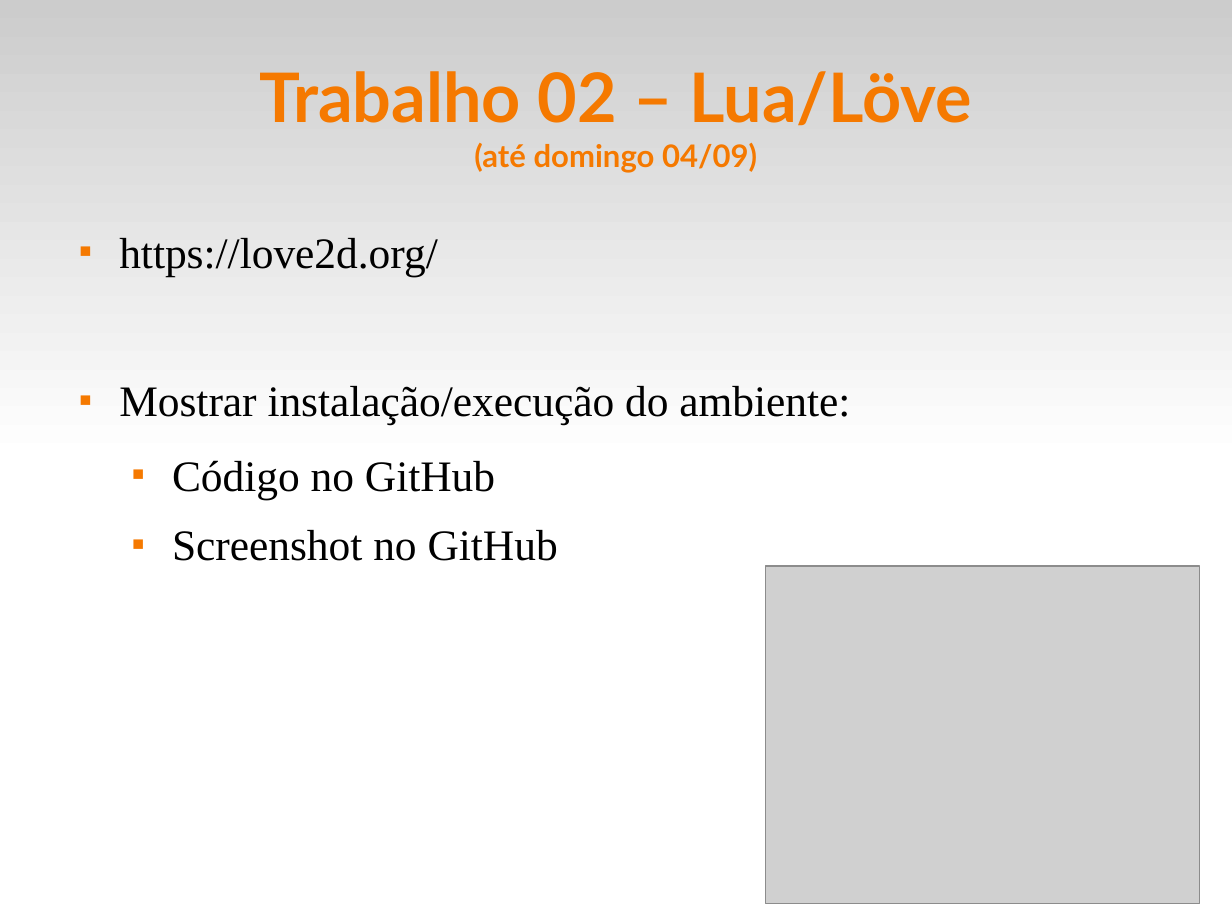
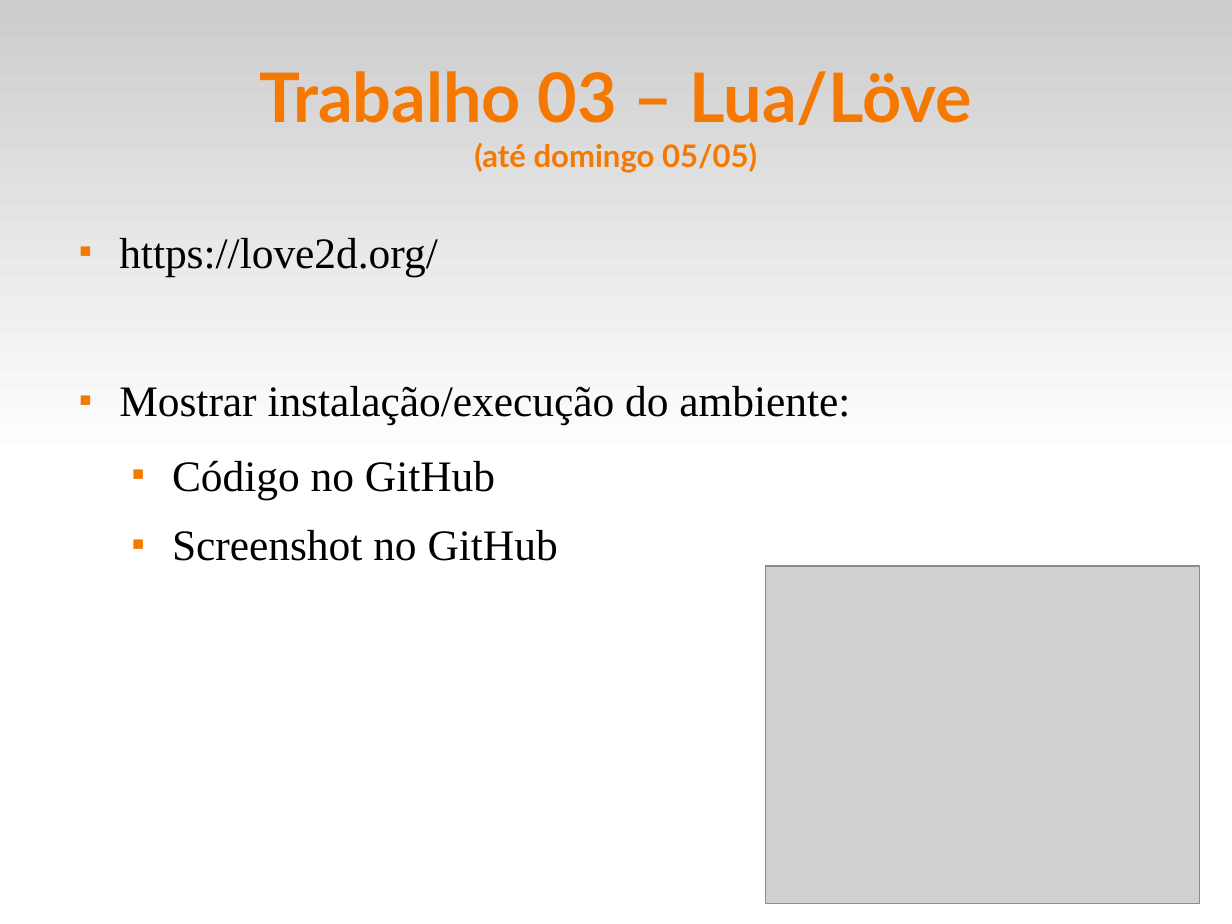
Before and after one commit to fsantanna-uerj/EDL, a slide deck: slide 2 of slides/edl-love.odp. Drawn at 1232x924 pixels with LibreOffice and Linux fonts; fonts in the diff are those of the drawing; grey boxes stand for pictures. Boxes give left, top, right and bottom in pixels: in the first picture for what was removed or moved away, otherwise in the second. Text is boxed around its words. In the diff, an @@ line names an element or a change of style, - is before the commit and + after.

```diff
--- a/slides/edl-love.odp
+++ b/slides/edl-love.odp
@@ title at box(259, 71, 972, 173): text changed @@
-Trabalho 02 – Lua/Löve
-(até domingo 04/09)
+Trabalho 03 – Lua/Löve
+(até domingo 05/05)
```
Also in this commit, not shown: 6 other files.
